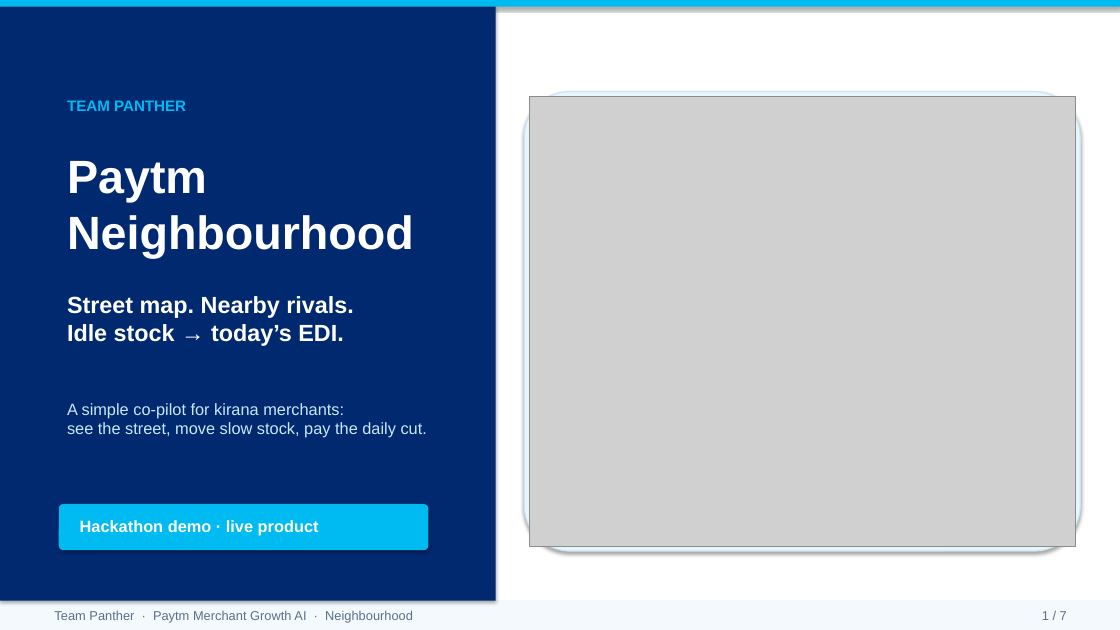
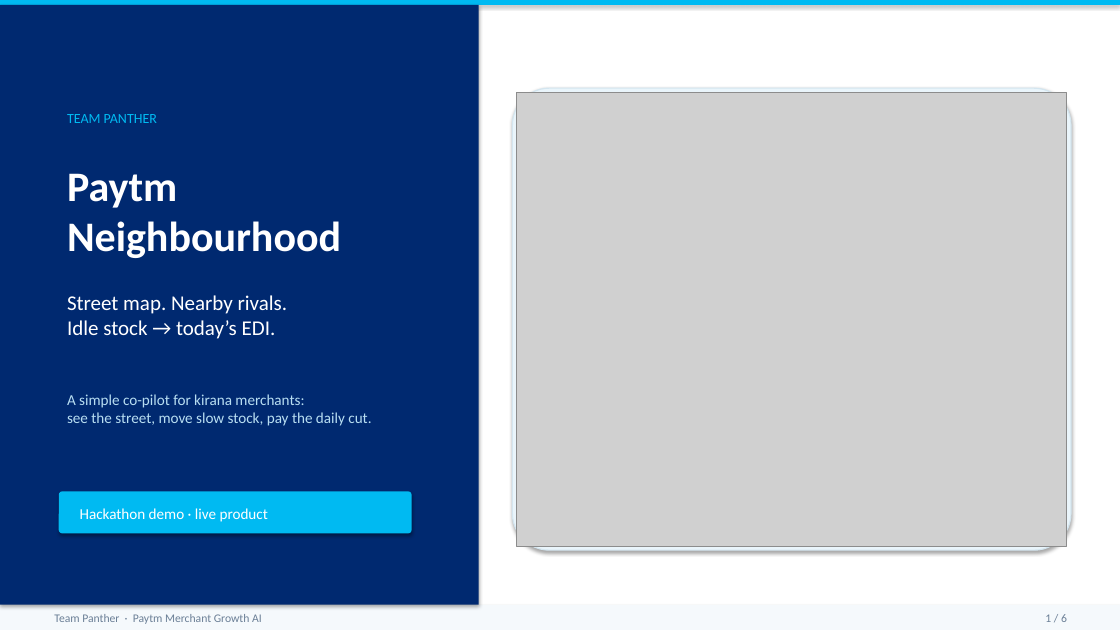
Before and after one commit to likhithreddy09/Track-1-Merchant, a slide deck: slide 1 of out/Paytm_Neighbourhood_Team_Panther.pptx. Drawn at 1120x630 pixels with LibreOffice and Linux fonts; fonts in the diff are those of the drawing; grey boxes stand for pictures. Boxes give left, top, right and bottom in pixels: in the first picture for what was removed or moved away, otherwise in the second. Text is boxed around its words. In the diff, an @@ line names an element or a change of style, - is before the commit and + after.

```diff
--- a/out/Paytm_Neighbourhood_Team_Panther.pptx
+++ b/out/Paytm_Neighbourhood_Team_Panther.pptx
@@ rectangle: place and size @@
-rectangle at (0,7,496,601)
+rectangle at (0,5,479,605)
@@ rounded rectangle: place and size @@
-rounded rectangle at (524,92,1081,551)
+rounded rectangle at (513,88,1071,550)
@@ rounded rectangle at (513,88,1071,550): fill #E7F6FC to #EAF5FB; outline #CDE3F0 1 pt to #D4E6F0 1 pt; proportions changed @@
@@ text "TEAM PANTHER": place and size @@
-text "TEAM PANTHER" at (67,100,186,111)
+text "TEAM PANTHER" at (67,114,157,123)
@@ text "TEAM PANTHER" at (67,114,157,123): size 13 to 12 pt, font Arial to Calibri, bold off @@
@@ picture: place and size @@
-picture at (529,97,1075,546)
+picture at (517,92,1067,546)
@@ text "Paytm Neighbourhood": place and size @@
-text "Paytm Neighbourhood" at (67,161,414,258)
+text "Paytm Neighbourhood" at (67,173,341,258)
@@ text "Paytm Neighbourhood" at (67,173,341,258): size 40 to 36 pt, font Arial to Calibri @@
@@ text "Street map. Nearby rivals. Idle ..." at (67,295,288,339): size 20 to 18 pt, font Arial to Calibri, bold off @@
@@ text "A simple co-pilot for kirana ...": place and size @@
-text "A simple co-pilot for kirana ..." at (67,403,427,438)
+text "A simple co-pilot for kirana ..." at (67,394,371,426)
@@ text "A simple co-pilot for kirana ..." at (67,394,371,426): size 14 to 13 pt, font Arial to Calibri, text colour #C8E8F8 to #B8DEF2 @@
@@ rounded rectangle: place and size @@
-rounded rectangle at (59,504,429,550)
+rounded rectangle at (59,492,412,534)
@@ rounded rectangle at (59,492,412,534): proportions changed @@
@@ text "Hackathon demo · live product": place and size @@
-text "Hackathon demo · live product" at (80,520,319,536)
+text "Hackathon demo · live product" at (80,508,268,522)
@@ text "Hackathon demo · live product" at (80,508,268,522): size 14 to 13 pt, font Arial to Calibri, bold off @@
@@ rectangle: place and size @@
-rectangle at (0,601,1120,630)
+rectangle at (0,605,1120,630)
@@ rectangle at (0,605,1120,630): fill #F3F9FC to #F5F9FC @@
@@ text at (54,614,262,624): text changed; size 11 to 10 pt; font Arial to Calibri; text colour #5B708B to #6B7F96 @@
-Team Panther · Paytm Merchant Growth AI · Neighbourhood
+Team Panther · Paytm Merchant Growth AI
@@ text at (1045,614,1067,622): text changed; size 11 to 10 pt; font Arial to Calibri; text colour #5B708B to #6B7F96 @@
-1 / 7
+1 / 6
```
Also in this commit, not shown: 1 other slide changed, 4 slides added, 5 slides removed, 14 other files.
